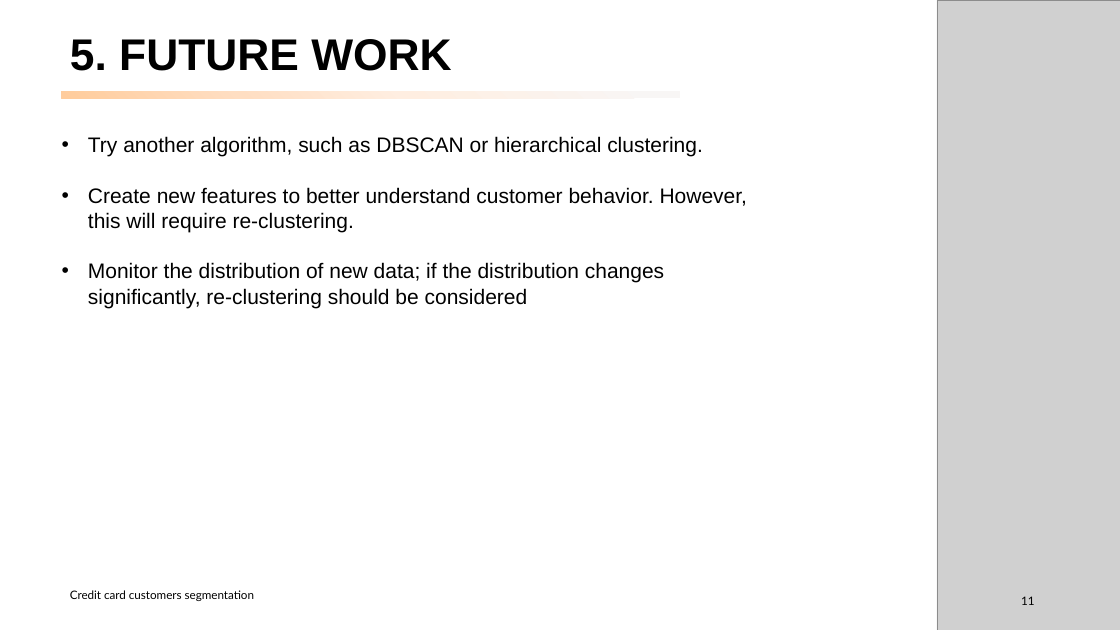
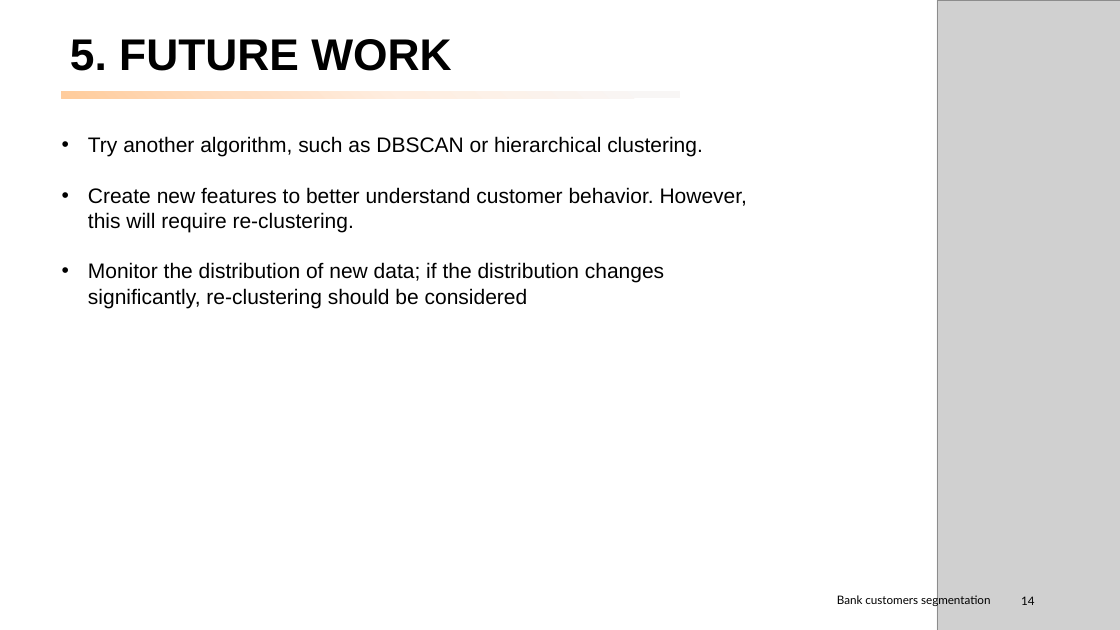
Before and after one commit to peerapat-t/Banking-customer-segmentation, a slide deck: slide 14 of banking customer segmentation.pptx (slide 11 before the commit). Drawn at 1120x630 pixels with LibreOffice and Linux fonts; fonts in the diff are those of the drawing; grey boxes stand for pictures. Boxes give left, top, right and bottom in pixels: in the first picture for what was removed or moved away, otherwise in the second. Text is boxed around its words. In the diff, an @@ line names an element or a change of style, - is before the commit and + after.

```diff
--- a/banking customer segmentation.pptx
+++ b/banking customer segmentation.pptx
@@ text removed at [70,590,254,601] @@
-Credit card customers segmentation
@@ text added at [837,594,990,607], 10 pt, text #000000 @@
+Bank customers segmentation
@@ page number at [1021,596,1034,605]: text changed @@
-11
+14
```
Also in this commit, not shown: 12 other slides changed, 3 slides added, 2 other files.
